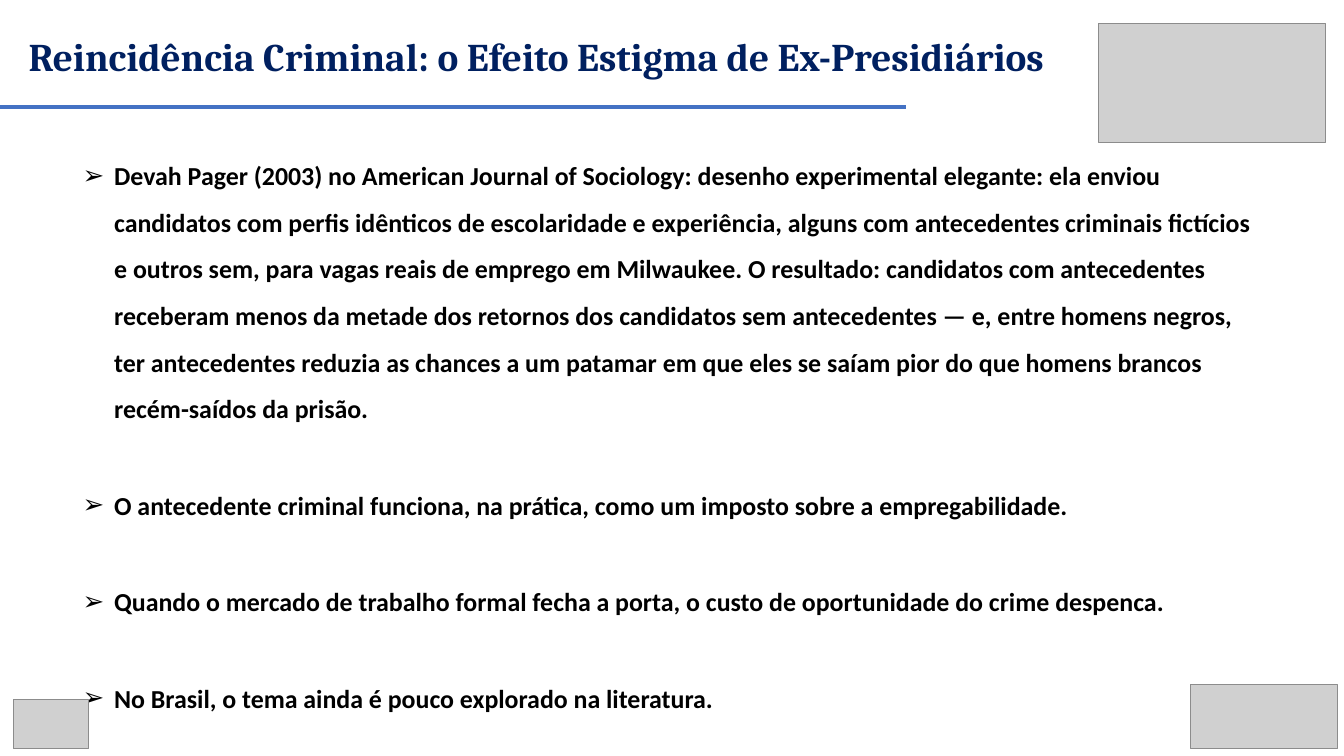
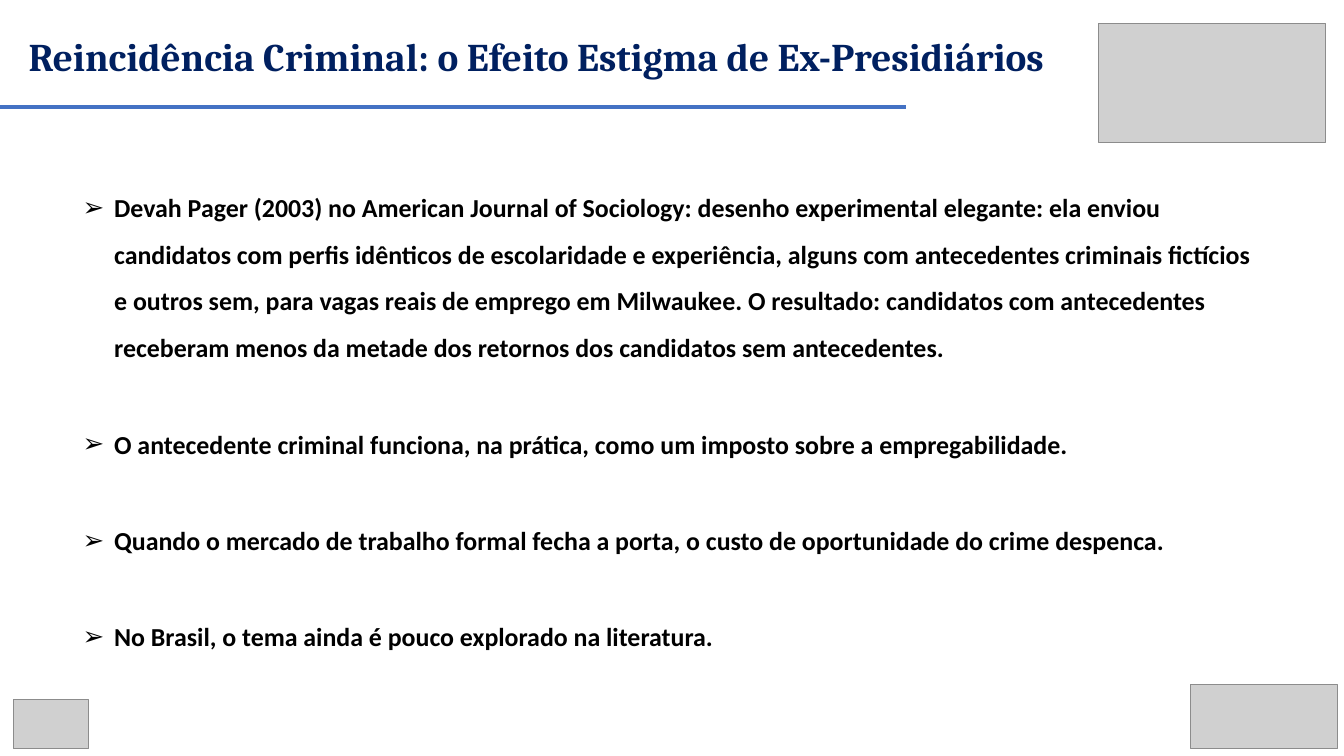
Before and after one commit to renanxcortes/semanistica_2026, a slide deck: slide 16 of DIA 2 - APRESENTACAO - VERSAO AMPLIADA FINAL.pptx. Drawn at 1344x756 pixels with LibreOffice and Linux fonts; fonts in the diff are those of the drawing; grey boxes stand for pictures. Boxes give left, top, right and bottom in pixels: in the first picture for what was removed or moved away, otherwise in the second. Text is boxed around its words. In the diff, an @@ line names an element or a change of style, - is before the commit and + after.

```diff
--- a/DIA 2 - APRESENTACAO - VERSAO AMPLIADA FINAL.pptx
+++ b/DIA 2 - APRESENTACAO - VERSAO AMPLIADA FINAL.pptx
@@ text "Devah Pager (2003) no American ...": place and size @@
-text "Devah Pager (2003) no American ..." at <box>114,166,1250,712</box>
+text "Devah Pager (2003) no American ..." at <box>114,198,1250,650</box>
@@ text at <box>114,198,1250,358</box>: text changed @@
-➢ Devah Pager (2003) no American Journal of Sociology: desenho experimental elegante: ela enviou candidatos com perfis idênticos de escolaridade e experiência, alguns com antecedentes criminais fictícios e outros sem, para vagas reais de emprego em Milwaukee. O resultado: candidatos com antecedentes receberam menos da metade dos retornos dos candidatos sem antecedentes — e, entre homens negros, ter antecedentes reduzia as chances a um patamar em que eles se saíam pior do que homens brancos recém-saídos da prisão.
+➢ Devah Pager (2003) no American Journal of Sociology: desenho experimental elegante: ela enviou candidatos com perfis idênticos de escolaridade e experiência, alguns com antecedentes criminais fictícios e outros sem, para vagas reais de emprego em Milwaukee. O resultado: candidatos com antecedentes receberam menos da metade dos retornos dos candidatos sem antecedentes.
```
Also in this commit, not shown: 3 other slides changed, 2 other files.
